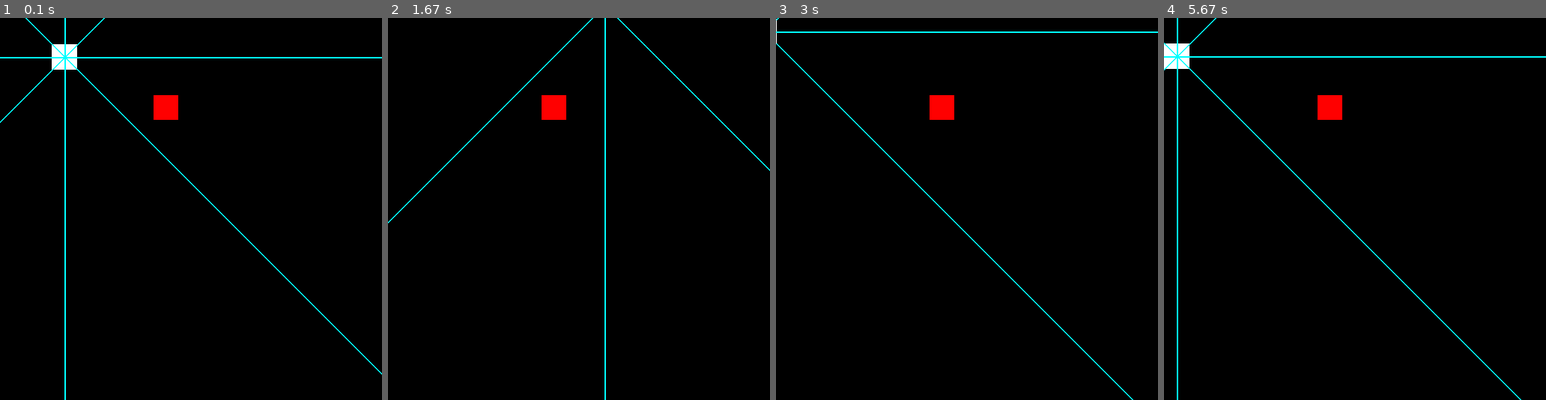
Above: before the commit, frames 1-4 (left to right).
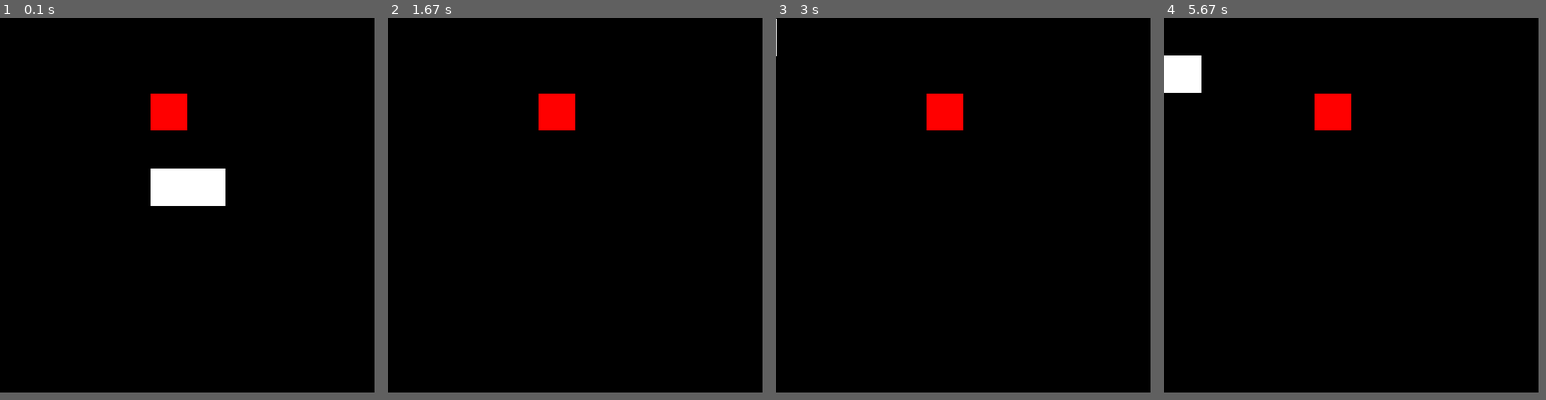
Above: after the commit, the same moments.

Repository: ElijahDoyle/NEAT-snake
Game: pygame game, started from main.py
The game is run twice, just before and just after one commit, with the same random seed, the same clock (stepped at 60 frames per second) and the same inputs.
Inputs:
- Up to frame 1 (0.1 s): no input
- Up to frame 2 (1.67 s): tap Space at 0.33 s; hold Right 0.67-1.13 s; hold Up 1.17-1.63 s
- Up to frame 3 (3 s): hold Left 2.17-2.7 s
- Up to frame 4 (5.67 s): hold Left 3.3-3.83 s; tap Space at 3.37, 3.93, 4.68, 5.57 s; hold Up 3.87-4.58 s; hold Right 4.62-5.47 s; hold Down from 5.5 s (still down)
In our replay, the window is 510x510 before the commit and 500x500 after it. These sizes can differ from the game's own. Grey fills any space a smaller window leaves; there, only what the larger window draws over its background counts as a difference.

The runs differ from the first frame. In frame 1, 4.0% of the frame differs, in the area x 0-100%, y 0-100%; in frame 2, 1.3%; in frame 3, 1.3%; in frame 4, 2.6%.

Commit message:
IDK whats going on anymore it doesnt work :(

Diff:
--- a/SnakeNN.py
+++ b/SnakeNN.py
@@ -21,9 +21,9 @@
     return snakeCam
 
 def eval_genomes(genomes, config):
-    rows = 15
-    width = 510
-    height = 510
+    rows = 10
+    width = 500
+    height = 500
     shownSnake = 0
     #time for neat stuff
     nets = []
@@ -35,11 +35,13 @@
         net = neat.nn.FeedForwardNetwork.create(genome, config)
         nets.append(net)
         ge.append(genome)
-        snakeList.append(Snake([35, 35], (255, 255, 255), width // rows))
+        snakeList.append(Snake([201, 201], (255, 255, 255), width // rows))
 
     pygame.init()
-    fps = 35
+    fps = 15
+    delayTime = 20
     clock = pygame.time.Clock()
+
 
 
     for i, snake in enumerate(snakeList):
@@ -61,63 +63,88 @@
         for i, snake in enumerate(snakeList):
 
             if snake.body[0].pos == snacks[i].pos:
-                ge[i].fitness += 5
+                ge[i].fitness += len(snake.body) * 2.5
+                ge[i].fitness -= 1/snake.numberOfTurns
                 snake.addCube()
+                snake.initialSnackDistance = -1
                 newSnack = Cube(randomSnack(rows, snake, width // rows), 0, 0, width // rows - 1, color=(255, 0, 0), layer=i)
                 snacks[i] = newSnack
+                snake.numberOfTurns += 55
             if snack.layer == 1:
                 snack.draw(screen)
 
-            snakeInputs = snakeSenses(snake, snacks[i], width, width // rows, screen)
+            snakeInputs = snakeSenses(snake, snacks[i], width, width // rows, screen, rows)
             inputs = snakeInputs.snakeVision()
+            if snakeInputs.snackInSight:
+                for dist in (snakeInputs.distancesToSnack):
+                    if dist != 0:
+                        if snake.initialSnackDistance == -1:
+                            snake.initialSnackDistance = dist
+
+                        else:
+                            if snake.initialSnackDistance - dist > 0:
+                                ge[i].fitness += .2
+                                #ge[i].fitness += (snake.initialSnackDistance - dist) * 1.5
+                            elif snake.initialSnackDistance - dist < 0:
+                                ge[i].fitness -= .2
+                            snake.initialSnackDistance = dist
+            else:
+                pass
+
+
+
             outputs = nets[i].activate(inputs)
             snake.move(outputs)
+
 
             dead = False
             for x in range(len(snake.body)):
                 if snake.body[x].pos in list(map(lambda z: z.pos, snake.body[x + 1:])) and not dead:
                     dead = True
-                    ge[i].fitness -= 5
+                    ge[i].fitness -= 1
                     ge.pop(i)
                     nets.pop(i)
                     snakeList.pop(i)
                     snacks.pop(i)
                     #print(str(i) + "has died")
                     break
+
             if snake.head.pos[0] < 0 or snake.head.pos[0] > width or snake.head.pos[1] < 0 or snake.head.pos[1] > width and not dead:
-                ge[i].fitness -= 2
+                ge[i].fitness -= 0
                 ge.pop(i)
                 nets.pop(i)
                 snakeList.pop(i)
                 snacks.pop(i)
                # print(str(i) + "has died")
 
-            elif len(snake.body) < (timefromBirth/1000)/7 and not dead:
-                ge[i].fitness -= 2
+            elif snake.numberOfTurns <= 0:
+                ge[i].fitness -= 0
                 ge.pop(i)
                 nets.pop(i)
                 snakeList.pop(i)
                 snacks.pop(i)
                 dead = True
             else:
-
-                ge[i].fitness += .001
+                ge[i].fitness += 0.05
         bestSnake = 0
-
-
         if len(snakeList) > 0:
             fitnessess = []
             for genome in (ge):
                 fitnessess.append(genome.fitness)
             bestSnake = fitnessess.index(max(fitnessess))
+            '''bodyLengths = []
+            for snake in snakeList:
+                bodyLengths.append(len(snake.body))
+            bestSnake = bodyLengths.index(max(bodyLengths))'''
+            snacks[bestSnake].draw(screen)
             snakeList[bestSnake].draw(screen)
-            snacks[bestSnake].draw(screen)
-            bestVision = snakeSenses(snakeList[bestSnake], snacks[bestSnake], width, width // rows, screen)
+            bestVision = snakeSenses(snakeList[bestSnake], snacks[bestSnake], width, width // rows, screen, rows)
             bestVision.snakeVision()
+            bestVision.drawVision()
         else:
             running = False
         pygame.display.update()
-        pygame.time.delay(5)
+        pygame.time.delay(delayTime)
         clock.tick(fps)
 
 
--- a/main.py
+++ b/main.py
@@ -8,10 +8,10 @@
 pygame.init()
 fps = 10
 clock = pygame.time.Clock()
-rows = 15
-width = 510
-height = 510
-player = Snake([69, 35], (255, 255, 255), width // rows)
+rows = 10
+width = 500
+height = 500
+player = Snake([201, 201], (255, 255, 255), width // rows)
 snack = Cube(randomSnack(rows, player, width // rows), 0, 0, width // rows - 1, color=(255, 0, 0))
 screen = pygame.display.set_mode((width, height))
 
@@ -27,9 +27,9 @@
     snack.draw(screen)
     player.move()
     player.draw(screen)
-    senses = snakeSenses(player, snack, width, width // rows, screen)
-    senses.snakeVision()
-    senses.drawVision()
+    senses = snakeSenses(player, snack, width, width // rows, screen, rows)
+    print(senses.snakeVision())
+    #senses.drawVision()
     pygame.display.update()
     for x in range(len(player.body)):
         if player.body[x].pos in list(map(lambda z: z.pos, player.body[x + 1:])):
--- a/snake.py
+++ b/snake.py
@@ -10,11 +10,11 @@
         self.color = color
         self.interval = sidelength
         self.sidelength = sidelength
-        self.dirnx = 0 # should be 1
+        self.dirnx = 1 # should be 1
         self.dirny = 0
         self.head = Cube(self.pos, self.dirnx, self.dirny, self.sidelength, self.color)
         self.body.append(self.head)
-
+        self.body.append(Cube((self.pos[0] - self.interval, self.pos[1]), self.dirnx, self.dirny, self.sidelength, self.color))
 
     def move(self):
         for event in pygame.event.get():
--- a/snake4NN.py
+++ b/snake4NN.py
@@ -13,10 +13,14 @@
         self.head = Cube(self.pos, self.dirnx, self.dirny, self.sidelength, self.color)
         self.body = [self.head]
         self.turns = {}
+        self.numberOfTurns = 50
+        self.initialSnackDistance = -1
+        #self.body.append(
+            #Cube((self.pos[0] - self.interval, self.pos[1]), self.dirnx, self.dirny, self.sidelength, self.color))
 
     def move(self, NNoutputs):
         currentpos = tuple(self.head.pos)
-
+        self.numberOfTurns-=1
         # left
         if NNoutputs[0] == max(NNoutputs) and self.dirnx != -1:
             self.dirnx = 1
--- a/snakeSense.py
+++ b/snakeSense.py
@@ -8,12 +8,16 @@
         self.run = run
 
 class snakeSenses():
-    def __init__(self, snake, snack, width, interval, surface):
+    def __init__(self, snake, snack, width, interval, surface, rows):
         self.snake = snake
         self.snack = snack
         self.width = width
         self.interval = interval
         self.surface = surface
+        self.color = (0, 0, 255)
+        self.snackColor = (0,255,100)
+        self.snackInSight = False
+        self.rows = rows
         self.VISION_8 = (
             #   0 up             1 diagRightUp
             Slope(0, -1), Slope(1, -1),
@@ -41,6 +45,7 @@
         self.distancesToSnack = []  # if the value is 0, then it has not been detected
         self.distancesToSelf = []  # if the value is 0 then it has not been detected
         self.wallPositions = []
+        self.snackDirection = 9
 
         for i, slope in enumerate(self.VISION_8):
             currentPos = list(self.snake.head.pos)
@@ -57,21 +62,27 @@
 
                 if currentPos == list(self.snack.pos):
                     snackDetected = True
+                    self.snackInSight = True
                     sdist = self.distanceBetween(self.snake.head.pos, self.snack.pos)
-                    sdist = sdist // self.interval
+                    sdist = sdist / self.interval
+                    sdist = sdist/(self.rows - 2)
                     self.distancesToSnack.append(sdist)
+
+
                 for bodyPiece in self.snake.body:
                     if not bodyDetected:
                         if currentPos == list(bodyPiece.pos):
                             bodyDetected = True
                             dist = self.distanceBetween(self.snake.head.pos, bodyPiece.pos)
-                            dist = dist // self.interval
+                            dist = dist / self.interval
                             # puts the value between 0 & 1
+                            dist = dist/(self.rows - 1)
                             self.distancesToSelf.append(dist)
                             bodyDetected = True
 
                 if currentPos[0] < 0 or currentPos[0] > self.width or currentPos[1] < 0 or currentPos[1] > self.width:
-                    wallDist = self.distanceBetween(currentPos, self.snake.head.pos) // self.interval
+                    wallDist = self.distanceBetween(currentPos, self.snake.head.pos) / self.interval
+                    wallDist = wallDist/ (self.rows - 1)
                     self.distancesToWall.append(wallDist)
                     posOfWall = currentPos
                     self.wallPositions.append(posOfWall)
@@ -95,13 +106,12 @@
             up = 1
         else:
             up = 0
-        if self.snake.dirnx == 1:
+        if self.snake.dirny == 1:
             down = 1
         else:
             down = 0
-        inputs = self.distancesToWall + self.distancesToSelf + self.distancesToSnack
+        inputs = self.distancesToWall + self.distancesToSelf + self.distancesToSnack + [left, right, up, down]
         inputs = tuple(inputs)
-        print(self.distancesToSnack)
         return inputs
 
     def drawVision(self):
@@ -118,7 +128,20 @@
 
         headPosition = [self.snake.head.pos[0] + self.interval // 2, self.snake.head.pos[1] + self.interval // 2]
 
+        allZero = True
+        for i, dist in enumerate(self.distancesToSnack):
+            if dist != 0:
+                self.snackDirection = i
+                allZero = False
+
+        if allZero:
+            self.snackInSight = False
+
         for i, slope in enumerate(VISION_8):
             wallPos = self.wallPositions[i]
             wallPos = [wallPos[0] + self.interval // 2, wallPos[1] + self.interval // 2]
-            pygame.draw.line(self.surface, (0, 255, 255), headPosition, wallPos, 2)
+            if i == self.snackDirection and self.snackInSight:
+
+                pygame.draw.line(self.surface, self.snackColor, headPosition, wallPos, 2)
+            else:
+                pygame.draw.line(self.surface, self.color, headPosition, wallPos, 2)
--- /dev/null
+++ b/visualize.py
@@ -0,0 +1,197 @@
+from __future__ import print_function
+
+import copy
+import warnings
+
+import graphviz
+import matplotlib.pyplot as plt
+import numpy as np
+
+
+def plot_stats(statistics, ylog=False, view=False, filename='avg_fitness.svg'):
+    """ Plots the population's average and best fitness. """
+    if plt is None:
+        warnings.warn("This display is not available due to a missing optional dependency (matplotlib)")
+        return
+
+    generation = range(len(statistics.most_fit_genomes))
+    best_fitness = [c.fitness for c in statistics.most_fit_genomes]
+    avg_fitness = np.array(statistics.get_fitness_mean())
+    stdev_fitness = np.array(statistics.get_fitness_stdev())
+
+    plt.plot(generation, avg_fitness, 'b-', label="average")
+    plt.plot(generation, avg_fitness - stdev_fitness, 'g-.', label="-1 sd")
+    plt.plot(generation, avg_fitness + stdev_fitness, 'g-.', label="+1 sd")
+    plt.plot(generation, best_fitness, 'r-', label="best")
+
+    plt.title("Population's average and best fitness")
+    plt.xlabel("Generations")
+    plt.ylabel("Fitness")
+    plt.grid()
+    plt.legend(loc="best")
+    if ylog:
+        plt.gca().set_yscale('symlog')
+
+    plt.savefig(filename)
+    if view:
+        plt.show()
+
+    plt.close()
+
+
+def plot_spikes(spikes, view=False, filename=None, title=None):
+    """ Plots the trains for a single spiking neuron. """
+    t_values = [t for t, I, v, u, f in spikes]
+    v_values = [v for t, I, v, u, f in spikes]
+    u_values = [u for t, I, v, u, f in spikes]
+    I_values = [I for t, I, v, u, f in spikes]
+    f_values = [f for t, I, v, u, f in spikes]
+
+    fig = plt.figure()
+    plt.subplot(4, 1, 1)
+    plt.ylabel("Potential (mv)")
+    plt.xlabel("Time (in ms)")
+    plt.grid()
+    plt.plot(t_values, v_values, "g-")
+
+    if title is None:
+        plt.title("Izhikevich's spiking neuron model")
+    else:
+        plt.title("Izhikevich's spiking neuron model ({0!s})".format(title))
+
+    plt.subplot(4, 1, 2)
+    plt.ylabel("Fired")
+    plt.xlabel("Time (in ms)")
+    plt.grid()
+    plt.plot(t_values, f_values, "r-")
+
+    plt.subplot(4, 1, 3)
+    plt.ylabel("Recovery (u)")
+    plt.xlabel("Time (in ms)")
+    plt.grid()
+    plt.plot(t_values, u_values, "r-")
+
+    plt.subplot(4, 1, 4)
+    plt.ylabel("Current (I)")
+    plt.xlabel("Time (in ms)")
+    plt.grid()
+    plt.plot(t_values, I_values, "r-o")
+
+    if filename is not None:
+        plt.savefig(filename)
+
+    if view:
+        plt.show()
+        plt.close()
+        fig = None
+
+    return fig
+
+
+def plot_species(statistics, view=False, filename='speciation.svg'):
+    """ Visualizes speciation throughout evolution. """
+    if plt is None:
+        warnings.warn("This display is not available due to a missing optional dependency (matplotlib)")
+        return
+
+    species_sizes = statistics.get_species_sizes()
+    num_generations = len(species_sizes)
+    curves = np.array(species_sizes).T
+
+    fig, ax = plt.subplots()
+    ax.stackplot(range(num_generations), *curves)
+
+    plt.title("Speciation")
+    plt.ylabel("Size per Species")
+    plt.xlabel("Generations")
+
+    plt.savefig(filename)
+
+    if view:
+        plt.show()
+
+    plt.close()
+
+
+def draw_net(config, genome, view=False, filename=None, node_names=None, show_disabled=True, prune_unused=False,
+             node_colors=None, fmt='svg'):
+    """ Receives a genome and draws a neural network with arbitrary topology. """
+    # Attributes for network nodes.
+    if graphviz is None:
+        warnings.warn("This display is not available due to a missing optional dependency (graphviz)")
+        return
+
+    if node_names is None:
+        node_names = {}
+
+    assert type(node_names) is dict
+
+    if node_colors is None:
+        node_colors = {}
+
+    assert type(node_colors) is dict
+
+    node_attrs = {
+        'shape': 'circle',
+        'fontsize': '9',
+        'height': '0.2',
+        'width': '0.2'}
+
+    dot = graphviz.Digraph(format=fmt, node_attr=node_attrs)
+
+    inputs = set()
+    for k in config.genome_config.input_keys:
+        inputs.add(k)
+        name = node_names.get(k, str(k))
+        input_attrs = {'style': 'filled', 'shape': 'box', 'fillcolor': node_colors.get(k, 'lightgray')}
+        dot.node(name, _attributes=input_attrs)
+
+    outputs = set()
+    for k in config.genome_config.output_keys:
+        outputs.add(k)
+        name = node_names.get(k, str(k))
+        node_attrs = {'style': 'filled', 'fillcolor': node_colors.get(k, 'lightblue')}
+
+        dot.node(name, _attributes=node_attrs)
+
+    if prune_unused:
+        connections = set()
+        for cg in genome.connections.values():
+            if cg.enabled or show_disabled:
+                connections.add((cg.in_node_id, cg.out_node_id))
+
+        used_nodes = copy.copy(outputs)
+        pending = copy.copy(outputs)
+        while pending:
+            new_pending = set()
+            for a, b in connections:
+                if b in pending and a not in used_nodes:
+                    new_pending.add(a)
+                    used_nodes.add(a)
+            pending = new_pending
+    else:
+        used_nodes = set(genome.nodes.keys())
+
+    for n in used_nodes:
+        if n in inputs or n in outputs:
+            continue
+
+        attrs = {'style': 'filled',
+                 'fillcolor': node_colors.get(n, 'white')}
+        dot.node(str(n), _attributes=attrs)
+
+    for cg in genome.connections.values():
+        if cg.enabled or show_disabled:
+            #if cg.input not in used_nodes or cg.output not in used_nodes:
+            #    continue
+            input, output = cg.key
+            a = node_names.get(input, str(input))
+            b = node_names.get(output, str(output))
+            style = 'solid' if cg.enabled else 'dotted'
+            color = 'green' if cg.weight > 0 else 'red'
+            width = str(0.1 + abs(cg.weight / 5.0))
+            dot.edge(a, b, _attributes={'style': style, 'color': color, 'penwidth': width})
+
+    dot.render(filename, view=view)
+
+    return dot
Not shown, changed: Config-HW
